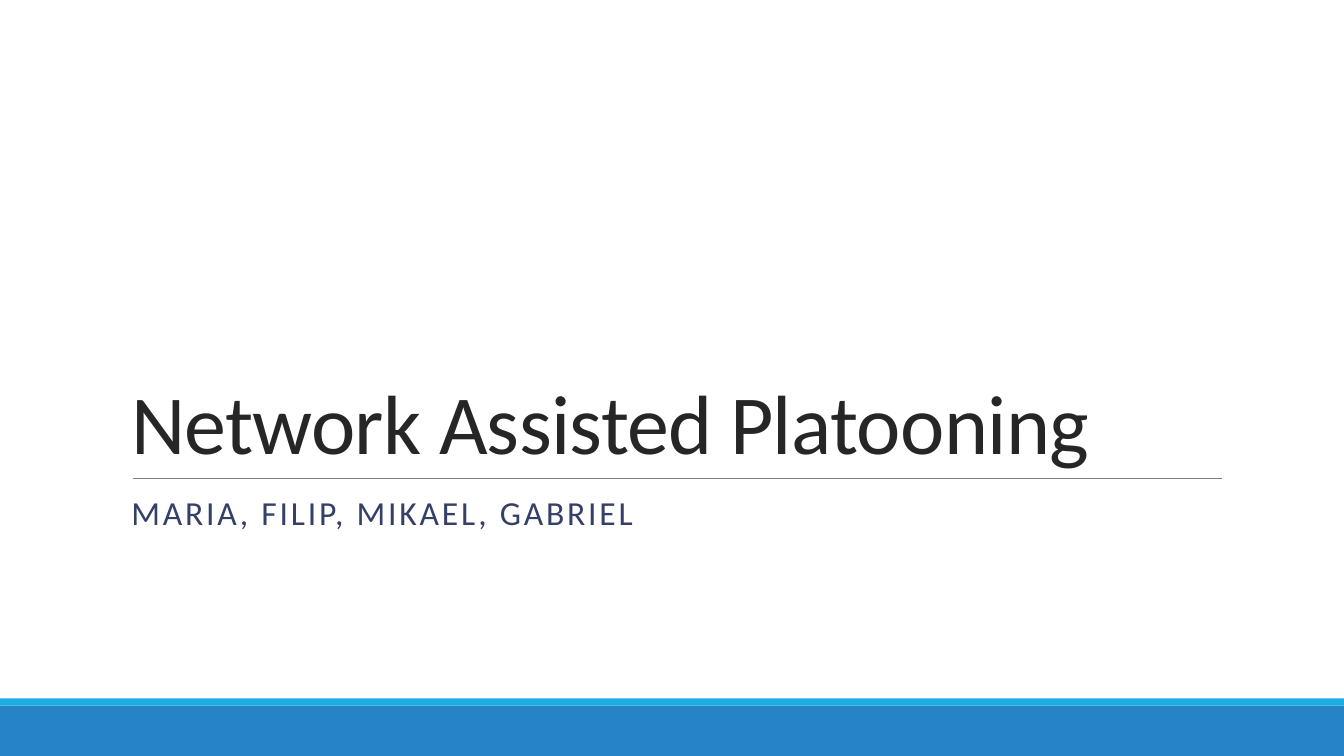
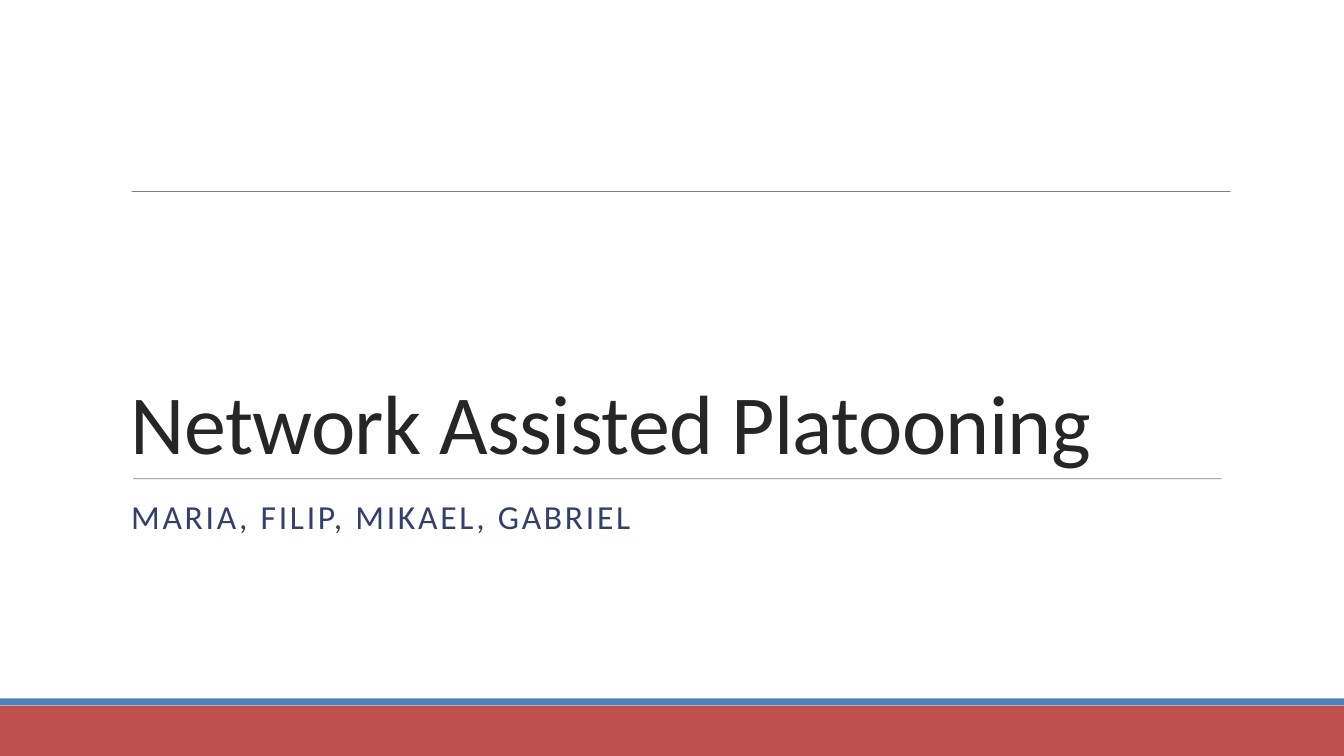
Before and after one commit to PrakharTyagi/PLATOON, a slide deck: slide 1 of Network Assisted Platooning.pptx. Drawn at 1344x756 pixels with LibreOffice and Linux fonts; fonts in the diff are those of the drawing. Boxes give left, top, right and bottom in pixels: in the first picture for what was removed or moved away, otherwise in the second. Text is boxed around its words. In the diff, an @@ line names an element or a change of style, - is before the commit and + after.

```diff
--- a/Network Assisted Platooning.pptx
+++ b/Network Assisted Platooning.pptx
@@ line added from (132, 192) to (1231, 192), #808080 0.51 pt @@
@@ line (133, 479) - (1222, 479): stroke #808080 0.5 pt to #808080 0.51 pt @@
@@ text "MARIA, FILIP, MIKAEL, GABRIEL" at (131,507,630,533): line spacing 0.9 to 1; less space between paragraphs @@
@@ rectangle at (0,706,1344,756): fill #2683C6 to #C0504D @@
@@ rectangle at (0,699,1344,706): fill #1CADE4 to #4F81BD @@
```
Also in this commit, not shown: 9 other slides changed, 1 slide removed.
